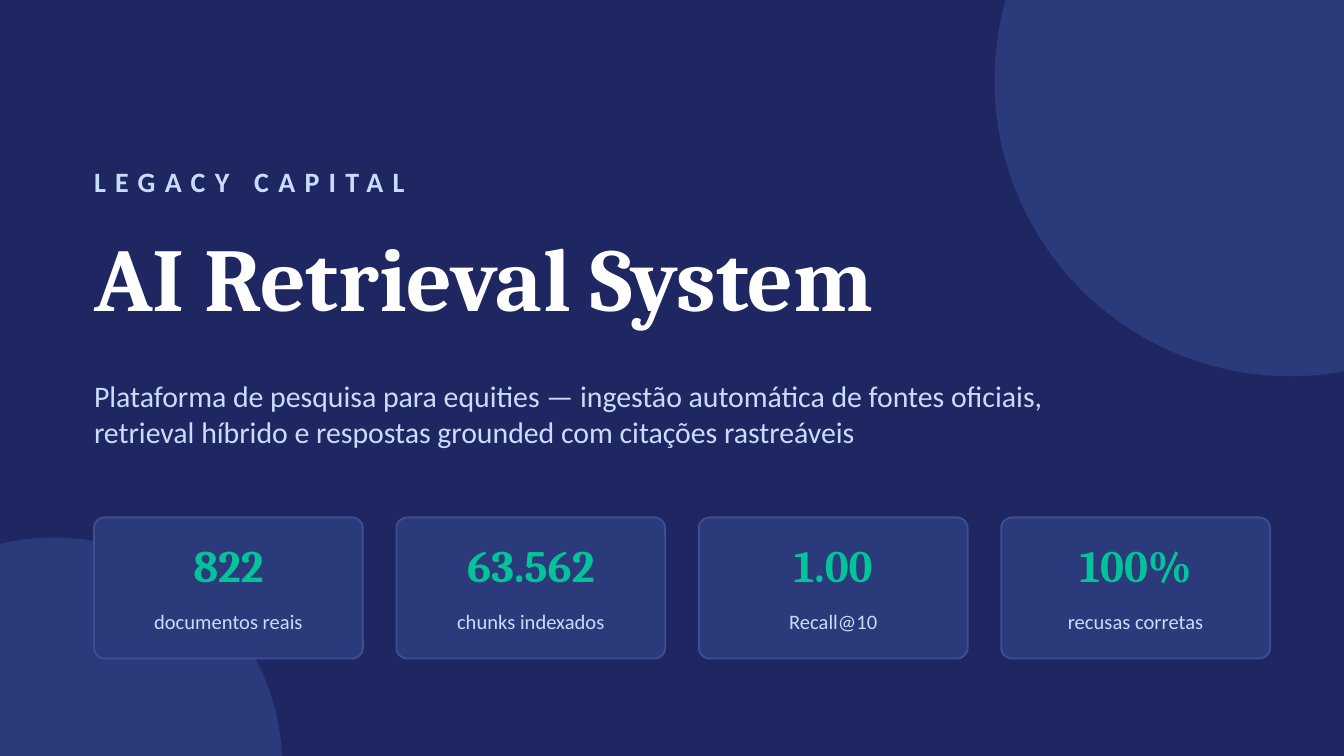
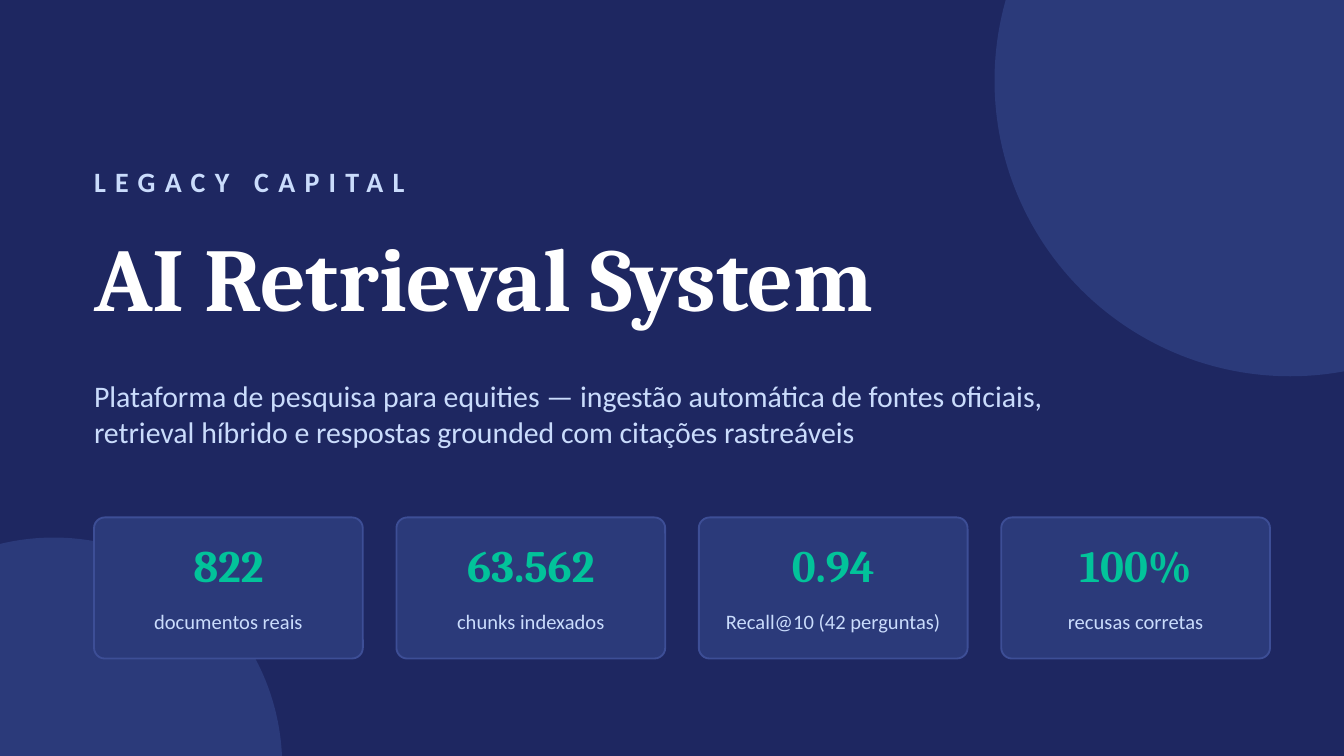
Before and after one commit to vhenequim/legacy-capital-case, a slide deck: slide 1 of docs/apresentacao_legacy_case.pptx. Drawn at 1344x756 pixels with LibreOffice and Linux fonts; fonts in the diff are those of the drawing. Boxes give left, top, right and bottom in pixels: in the first picture for what was removed or moved away, otherwise in the second. Text is boxed around its words. In the diff, an @@ line names an element or a change of style, - is before the commit and + after.

```diff
--- a/docs/apresentacao_legacy_case.pptx
+++ b/docs/apresentacao_legacy_case.pptx
@@ text at [792,551,875,582]: text changed @@
-1.00
+0.94
@@ text at [726,614,940,633]: text changed @@
-Recall@10
+Recall@10 (42 perguntas)
```
Also in this commit, not shown: 2 other slides changed, 9 other files.
